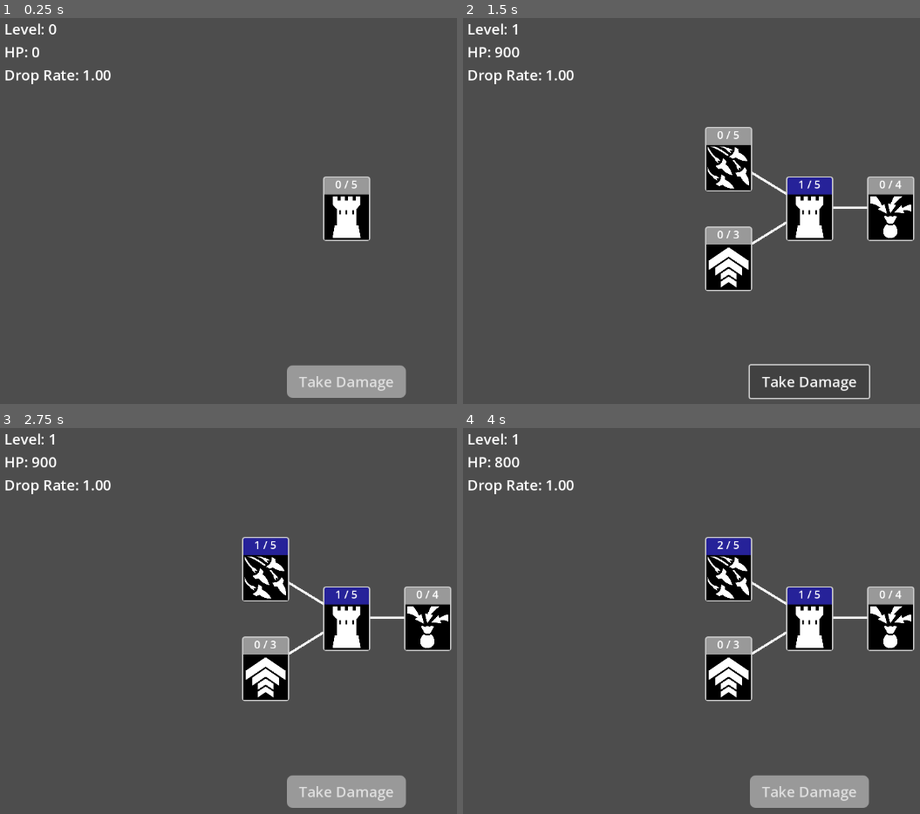
Above: before the commit, frames 1-4 (two rows, left to right).
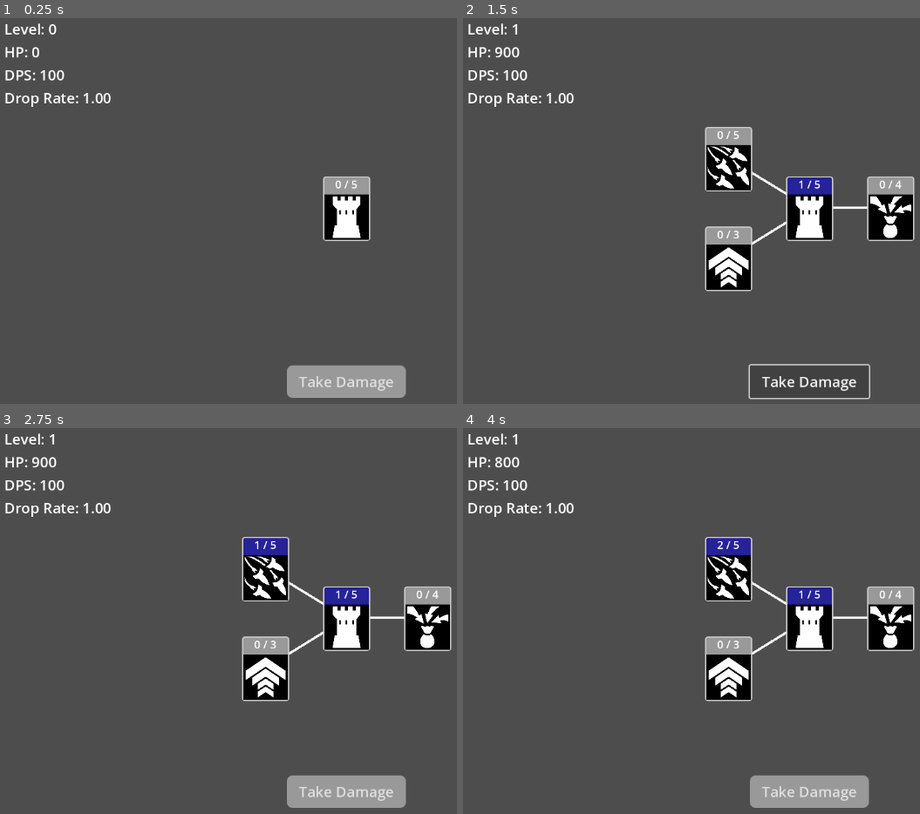
Above: after the commit, the same moments.

Repository: alexshopov/godot-skill-tree-gdscript
Game: Godot game, scene res://scenes/upgrade_screen/upgrade_screen.tscn
Same seed, same stepped clock (60 frames per second), same inputs: the game is played once before the commit and once after it. The engine's default icon, where the game draws it, is replaced by a stand-in: a white triangle on a blue panel in a dark square.
Inputs (mouse positions are in pixels of both pictures, inside the frame that each line leads up to):
- Up to frame 1 (0.25 s): no input
- Up to frame 2 (1.5 s): click (810, 218) at 0.5 s; click "Take Damage" at 1.25 s
- Up to frame 3 (2.75 s): click (265, 578) at 2.02 s
- Up to frame 4 (4 s): click "Take Damage" at 2.75 s; click (728, 578) at 3.52 s

The runs differ from the first frame. In frame 1, 0.6% of the frame differs, in the area x 1-25%, y 13-24%; in frame 2, 0.6%; in frame 3, 0.6%; in frame 4, 0.6%.

Commit message:
added DPS label

Diff:
--- a/scenes/upgrade_screen/upgrade_screen.tscn
+++ b/scenes/upgrade_screen/upgrade_screen.tscn
@@ -50,6 +50,11 @@
 layout_mode = 2
 theme_override_font_sizes/font_size = 24
 text = "HP : 0"
+
+[node name="DPSLabel" type="Label" parent="MarginContainer/StatsContainer"]
+layout_mode = 2
+theme_override_font_sizes/font_size = 24
+text = "DPS: 100"
 
 [node name="DropRateLabel" type="Label" parent="MarginContainer/StatsContainer"]
 unique_name_in_owner = true
